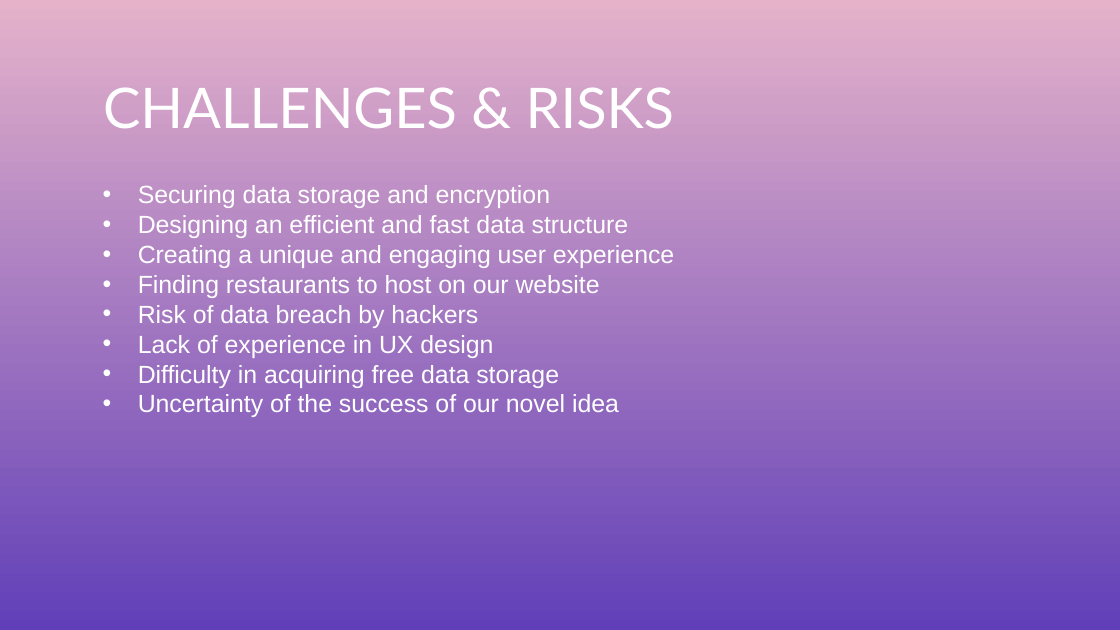
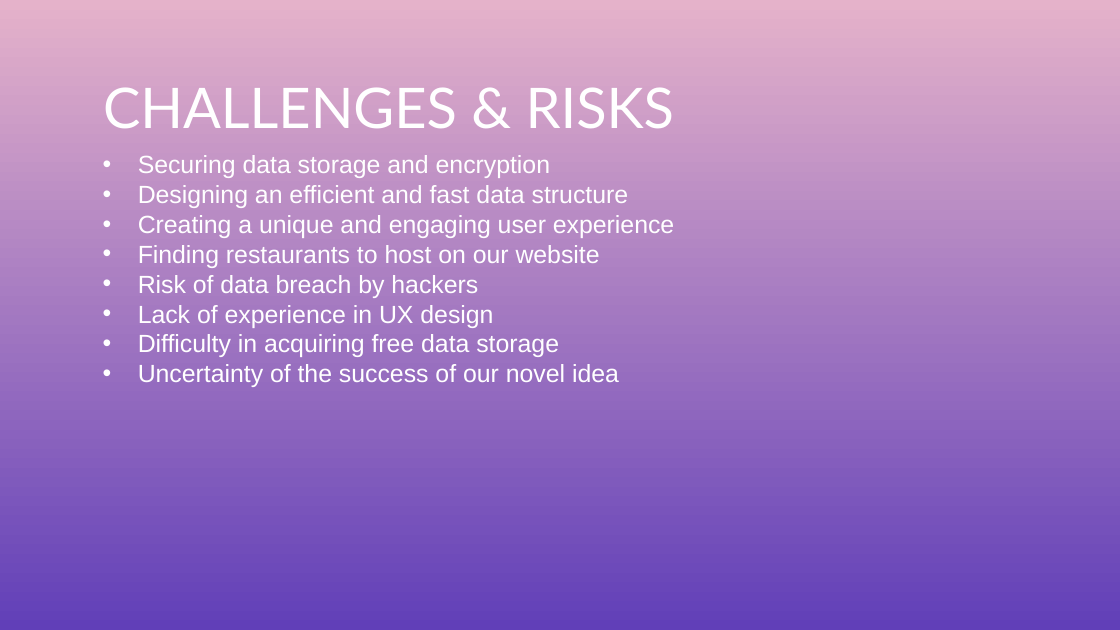
Before and after one commit to dunguyenforever/cornucopia-restaurant-finder, a slide deck: slide 7 of EECE3093C_Presentation.pptx (slide 10 before the commit). Drawn at 1120x630 pixels with LibreOffice and Linux fonts; fonts in the diff are those of the drawing; background and template pictures are left out. Boxes give left, top, right and bottom in pixels: in the first picture for what was removed or moved away, otherwise in the second. Text is boxed around its words. In the diff, an @@ line names an element or a change of style, - is before the commit and + after.

```diff
--- a/EECE3093C_Presentation.pptx
+++ b/EECE3093C_Presentation.pptx
@@ text "Securing data storage and encryption": place and size @@
-text "Securing data storage and encryption" at [138, 185, 674, 417]
+text "Securing data storage and encryption" at [138, 155, 674, 387]
```
Also in this commit, not shown: 3 slides removed.
